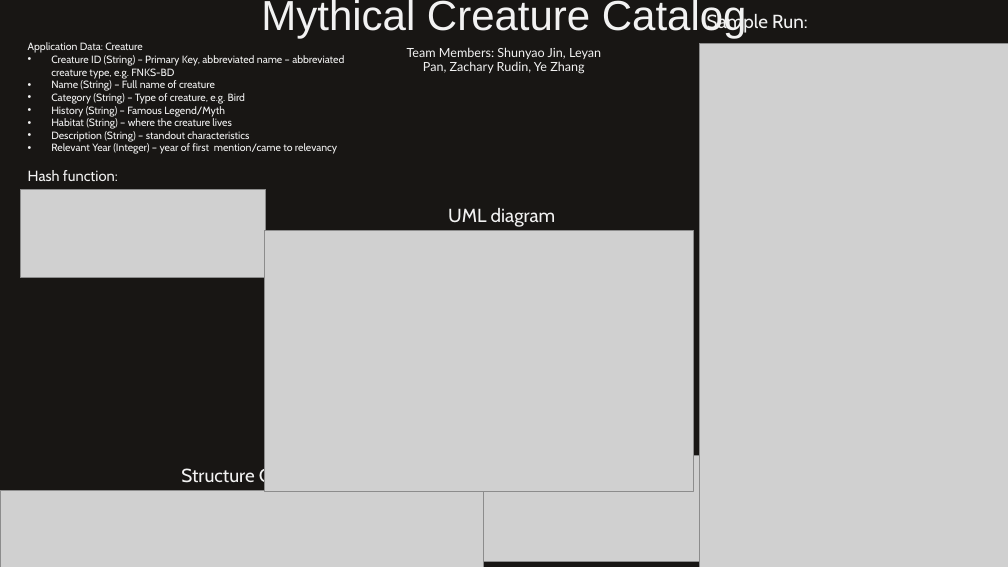
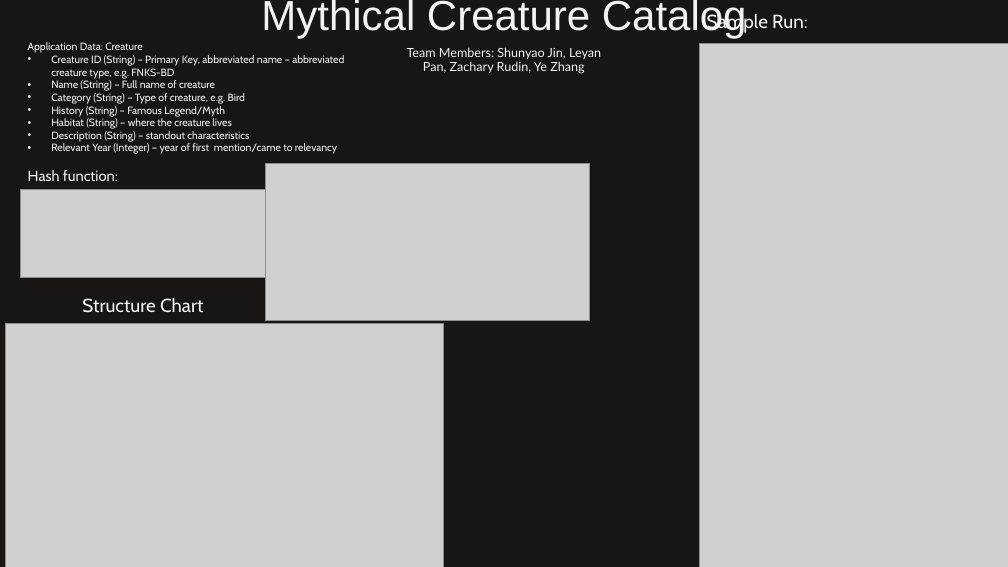
Before and after one commit to Wateryclone/Mythical-Creature-Catalouge, a slide deck: slide 1 of Mythical Creature Catalog.pptx. Drawn at 1008x567 pixels with LibreOffice and Linux fonts; fonts in the diff are those of the drawing; grey boxes stand for pictures. Boxes give left, top, right and bottom in pixels: in the first picture for what was removed or moved away, otherwise in the second. Text is boxed around its words. In the diff, an @@ line names an element or a change of style, - is before the commit and + after.

```diff
--- a/Mythical Creature Catalog.pptx
+++ b/Mythical Creature Catalog.pptx
@@ picture: place and size @@
-picture at [484, 455, 702, 561]
+picture at [265, 163, 589, 321]
@@ text removed at [448, 208, 556, 227] @@
-UML diagram
@@ picture removed at [265, 231, 693, 492] @@
@@ text "Structure Chart" rewrapped from [181, 466, 302, 487] to [82, 298, 203, 313] @@
@@ picture added at [5, 324, 443, 567] @@
@@ picture removed at [0, 491, 484, 567] @@
```
Also in this commit, not shown: 1 slide added.
